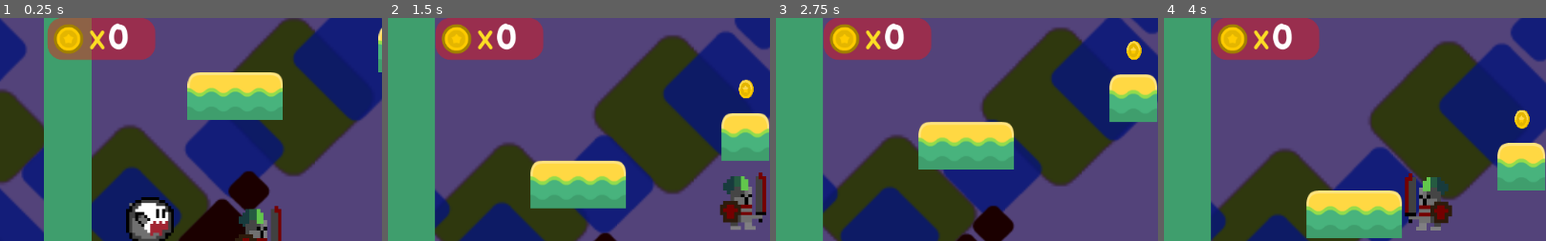
Above: before the commit, frames 1-4 (left to right).
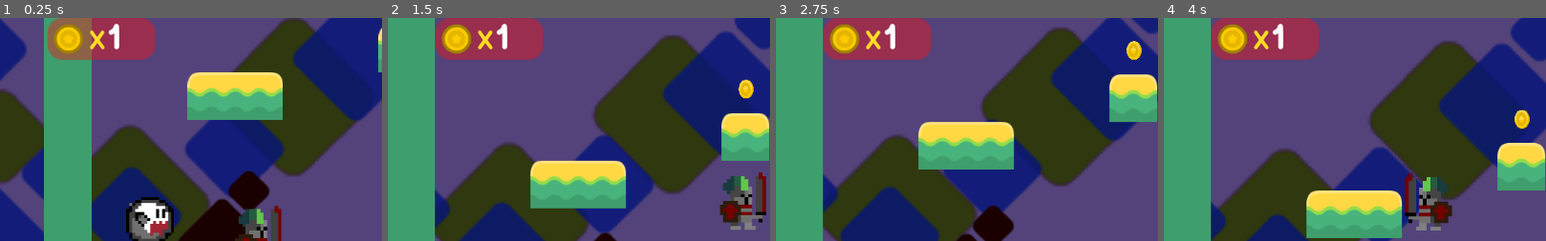
Above: after the commit, the same moments.

Repository: colin138/Godot_jump
Game: Godot game, scene res://Main.tscn
Two runs of this game, one before a commit and one after it. Both use one fixed random seed, a clock stepped at 60 frames per second and the inputs below.
Inputs:
- Up to frame 1 (0.25 s): no input
- Up to frame 2 (1.5 s): hold D (move_right) from 0.53 s (still down); tap Space (jump) at 0.77 s
- Up to frame 3 (2.75 s): tap Space (jump) at 1.52 s; release D (move_right) at 2.03 s; hold A (move_left) from 2.03 s (still down)
- Up to frame 4 (4 s): keep holding A (move_left); tap Space (jump) at 3.02, 3.77 s
The pictures show only the part of the screen within x 0-50%, y 0-50%; the shares and areas given below are measured in that part.

The runs differ from the first frame. In frame 1, 0.4% of the frame differs, in the area x 28-34%, y 2-15%; in frame 2, 0.4%; in frame 3, 0.4%; in frame 4, 0.4%.

Commit message:
added another enemy in main

Diff:
--- a/Main.tscn
+++ b/Main.tscn
@@ -230,6 +230,10 @@
 position = Vector2( 544, 288 )
 direction = -1
 
+[node name="enemy5" parent="enemies" instance=ExtResource( 12 )]
+position = Vector2( 752, -96 )
+direction = -1
+
 [connection signal="body_entered" from="Fallzone" to="Player" method="_on_Fallzone_body_entered"]
 [connection signal="coin_collectd" from="coins/coin" to="HUD" method="_on_coin_collectd"]
 [connection signal="coin_collectd" from="coins/coin2" to="HUD" method="_on_coin_collectd"]
